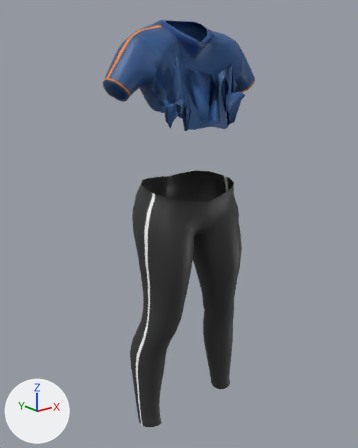
Two versions of the glTF model public/models/studio/outfits/female_sportsuit01.glb, one commit apart.
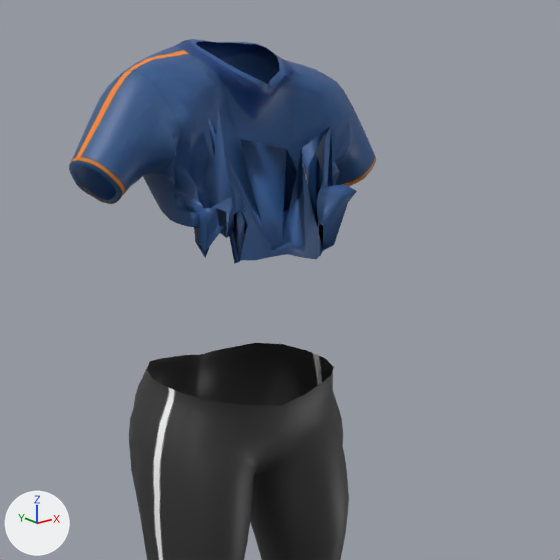
Each version is shown whole from a 50 mm lens placed at (-0.965, -1.193, 1.22), pointed at (-0.017, -0.009, 0.747), then close up on the part from 19% to 97% of the width and 0% to 62% of the height. Arrows for +X, +Y and +Z are at lower left; the lights stay in place. The older version's two pictures come first. Both versions are drawn at full value of the shape key 'ChestFlat_Pos' of 'Outfit_female_sportsuit01'; the numbers are the values there. Vertices at exactly the same position are counted once.

The scene before the commit, as lines of its bpy script (objects in view):
```python
me_outfit_female_sportsuit01 = bpy.data.meshes.new('Outfit_female_sportsuit01')
me_outfit_female_sportsuit01.from_pydata(...)  # 1797 vertices, 3436 faces; spans x -0.271..0.268, y -0.159..0.095, z 0.081..1.355
me_outfit_female_sportsuit01.materials.append(mat_fabric)
ob_outfit_female_sportsuit01 = bpy.data.objects.new('Outfit_female_sportsuit01', me_outfit_female_sportsuit01)
ob_outfit_female_sportsuit01.location = (0.0, 0.0, 0.0)
```
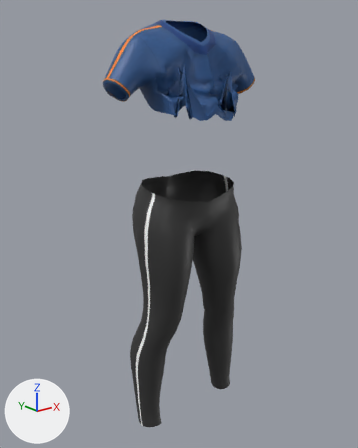
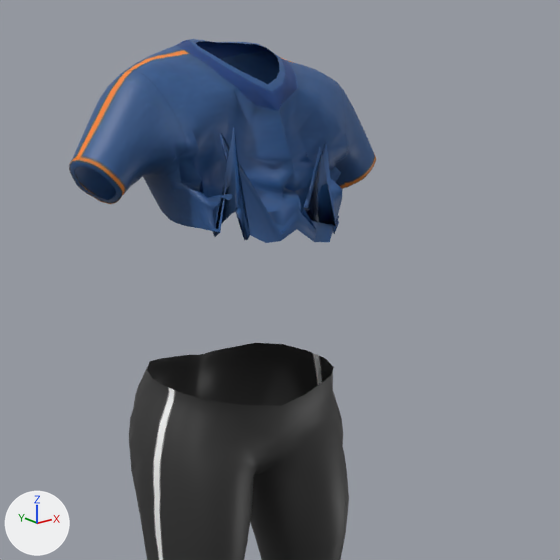
Changed parts and their boxes [x1, y1, x2, y2] in the close-ups (560 x 560 px; the box of a moved part takes in the faces that stretch with it):
part 1 of me_outfit_female_sportsuit01, moved or reshaped: before [165, 67, 357, 264]; after [165, 67, 351, 243]

The change in detail:
me_outfit_female_sportsuit01 is used by ob_outfit_female_sportsuit01; location (0.0, 0.0, 0.0).
me_outfit_female_sportsuit01 had 1797 vertices, 3436 faces and spanned x -0.271..0.268, y -0.159..0.095, z 0.081..1.355.
me_outfit_female_sportsuit01 now has 1797 vertices, 3436 faces and spans x -0.271..0.268, y -0.162..0.095, z 0.081..1.355.
me_outfit_female_sportsuit01 part 1: 188 of 1797 vertices moved; they spanned x -0.141..0.147, y -0.159..-0.021, z 1.052..1.296 and now span x -0.147..0.151, y -0.162..-0.043, z 1.079..1.3; mean shift (0.0, -0.019, 0.013); largest move (0.033, -0.123, 1.207) -> (0.009, -0.154, 1.129).
